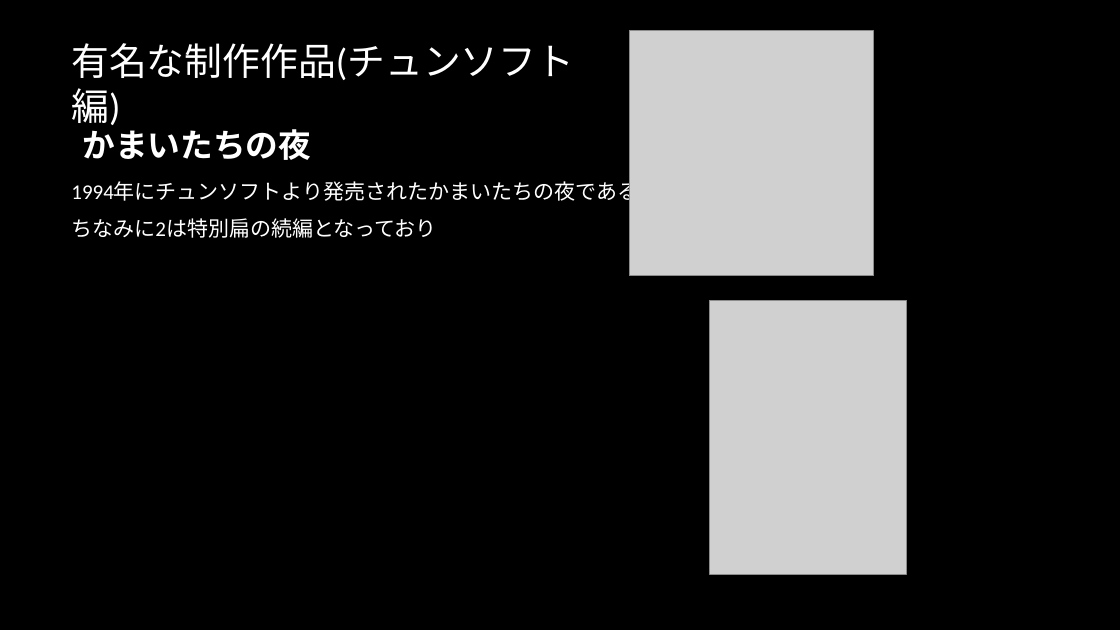
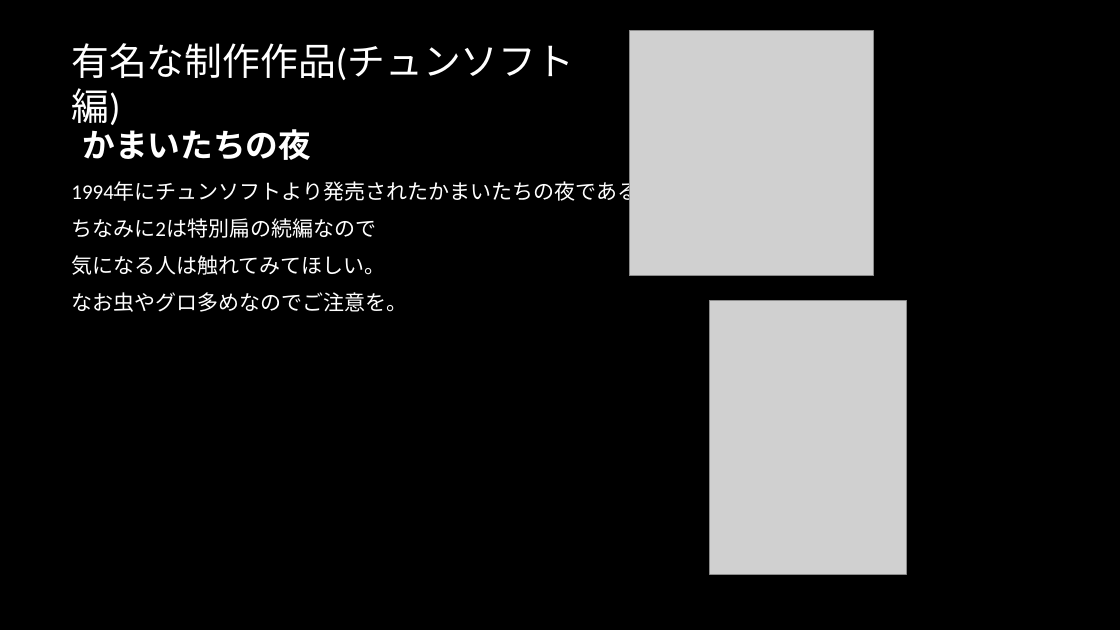
Before and after one commit to oreda1/gameproject, a slide deck: slide 4 of ゲーム会社プレゼン.pptx. Drawn at 1120x630 pixels with LibreOffice and Linux fonts; fonts in the diff are those of the drawing; grey boxes stand for pictures; background and template pictures are left out. Boxes give left, top, right and bottom in pixels: in the first picture for what was removed or moved away, otherwise in the second. Text is boxed around its words. In the diff, an @@ line names an element or a change of style, - is before the commit and + after.

```diff
--- a/ゲーム会社プレゼン.pptx
+++ b/ゲーム会社プレゼン.pptx
@@ text at box(71, 218, 407, 312): text changed @@
-ちなみに2は特別扁の続編となっており
+ちなみに2は特別扁の続編なので
+気になる人は触れてみてほしい。
+なお虫やグロ多めなのでご注意を。
```
Also in this commit, not shown: 1 slide added, 21 other files.
